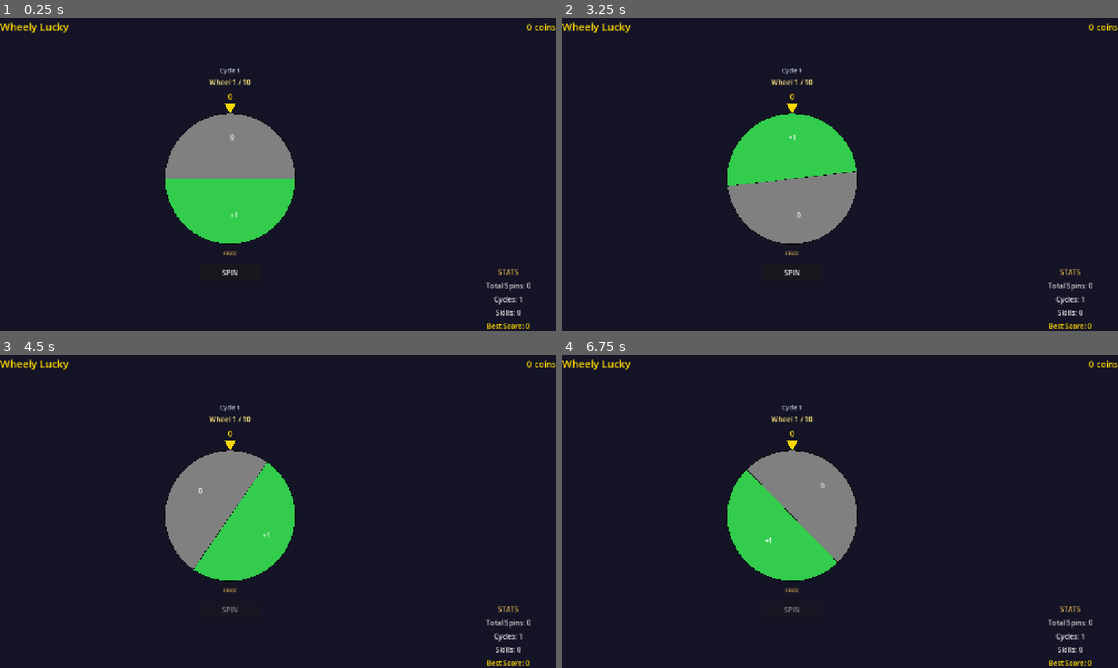
Above: before the commit, frames 1-4 (two rows, left to right).
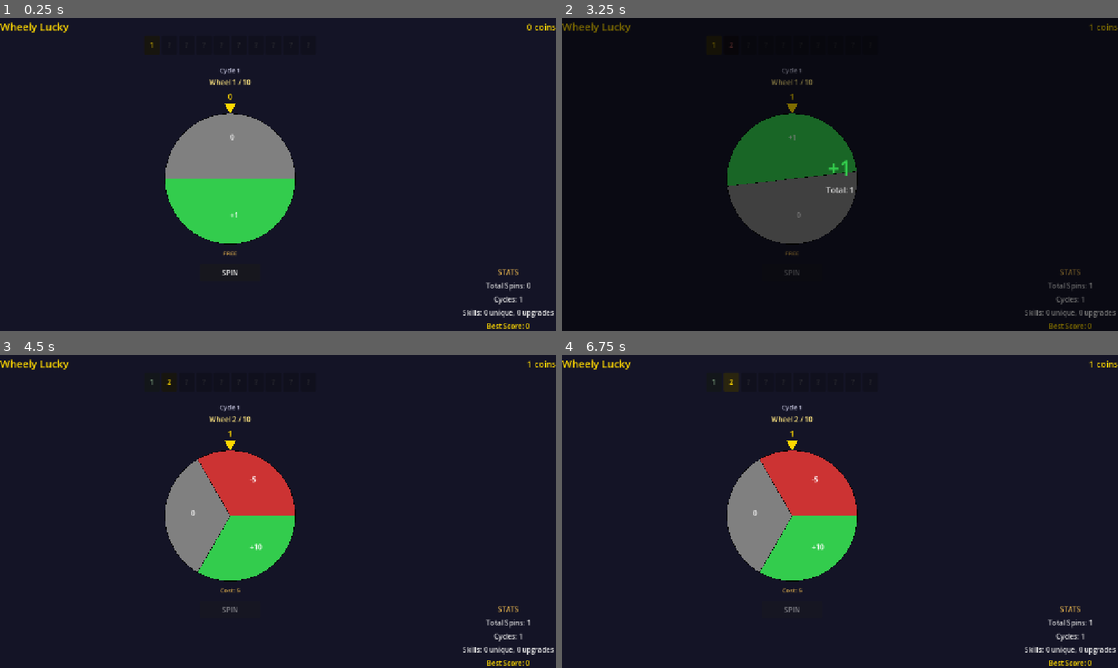
Above: after the commit, the same moments.

Repository: chelij/wheelylucky
Game: Godot game, scene res://scenes/main.tscn
Same seed, same stepped clock (60 frames per second), same inputs: the game is played once before the commit and once after it.
Inputs (mouse positions are in pixels of both pictures, inside the frame that each line leads up to):
- Up to frame 1 (0.25 s): no input
- Up to frame 2 (3.25 s): click "SPIN" at 0.5 s; click (712, 46) at 1.25 s, where only the run after the commit has a clickable "1"; click (712, 46) at 2 s, where only the run after the commit has a clickable "1"; click (712, 46) at 2.75 s, where only the run after the commit has a clickable "1"
- Up to frame 3 (4.5 s): click (166, 383) at 3.5 s, where only the run after the commit has a clickable "2"; click (227, 608) at 4.25 s, where only the run before the commit has a clickable "SPIN"
- Up to frame 4 (6.75 s): click (728, 383) at 5 s, where only the run after the commit has a clickable "2"; click (728, 383) at 5.75 s, where only the run after the commit has a clickable "2"

The runs differ from the first frame. In frame 1, 0.2% of the frame differs, in the area x 27-100%, y 7-96%; in frame 2, 8.8%, in the area x 0-100%, y 1-100%; in frame 3, 3.0%; in frame 4, 6.1%.

Commit message:
Fix: attach main.gd to Main node in scene
Root cause: main.tscn had no script on the root Main node.
main.gd defined signal handlers for spin_finished, shop_requested,
game_ended, etc. — but never ran. Result: Game.spin_wheel() was
never called, coins never changed, no popup, no shop.

Diff:
--- a/scenes/main.tscn
+++ b/scenes/main.tscn
@@ -1,5 +1,6 @@
 [gd_scene format=3 uid="uid://cfl7tvhu6wbum"]
 
+[ext_resource type="Script" path="res://scripts/main.gd" id="1_main"]
 [ext_resource type="Script" uid="uid://77roqdija0nn" path="res://scripts/wheel.gd" id="1_wheel"]
 
 [node name="Main" type="Control"]
@@ -7,6 +8,7 @@
 anchors_preset = 15
 anchor_right = 1.0
 anchor_bottom = 1.0
+script = ExtResource("1_main")
 
 [node name="Background" type="ColorRect" parent="."]
 layout_mode = 1
